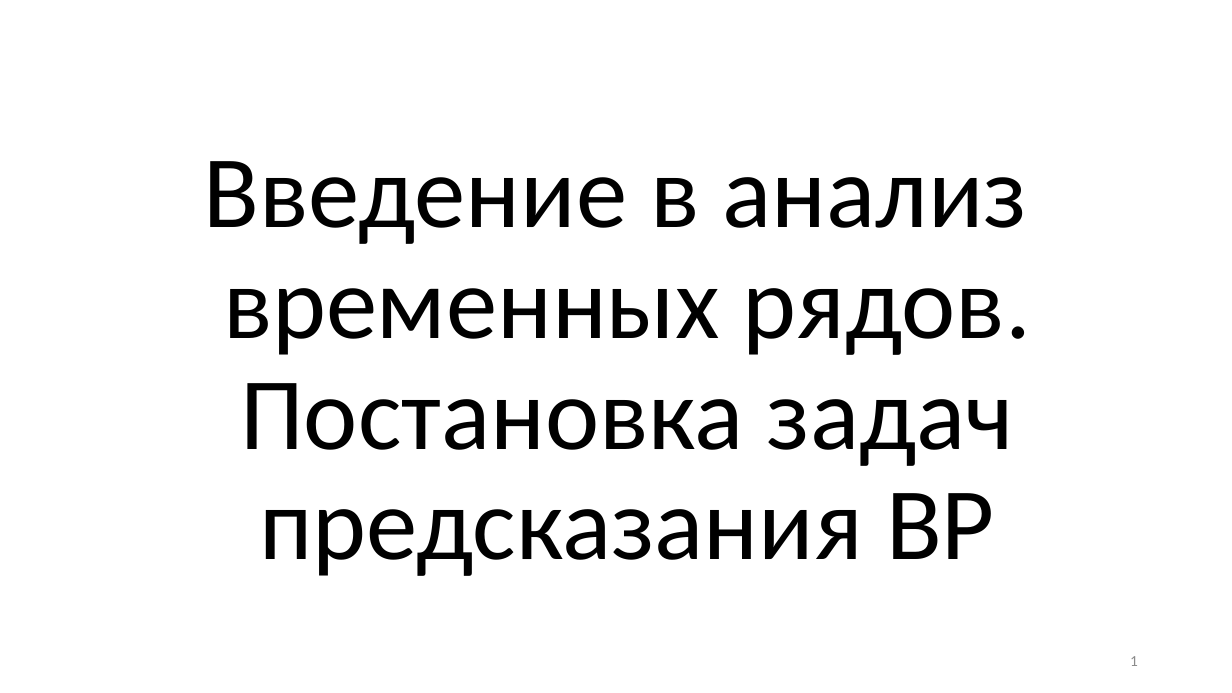
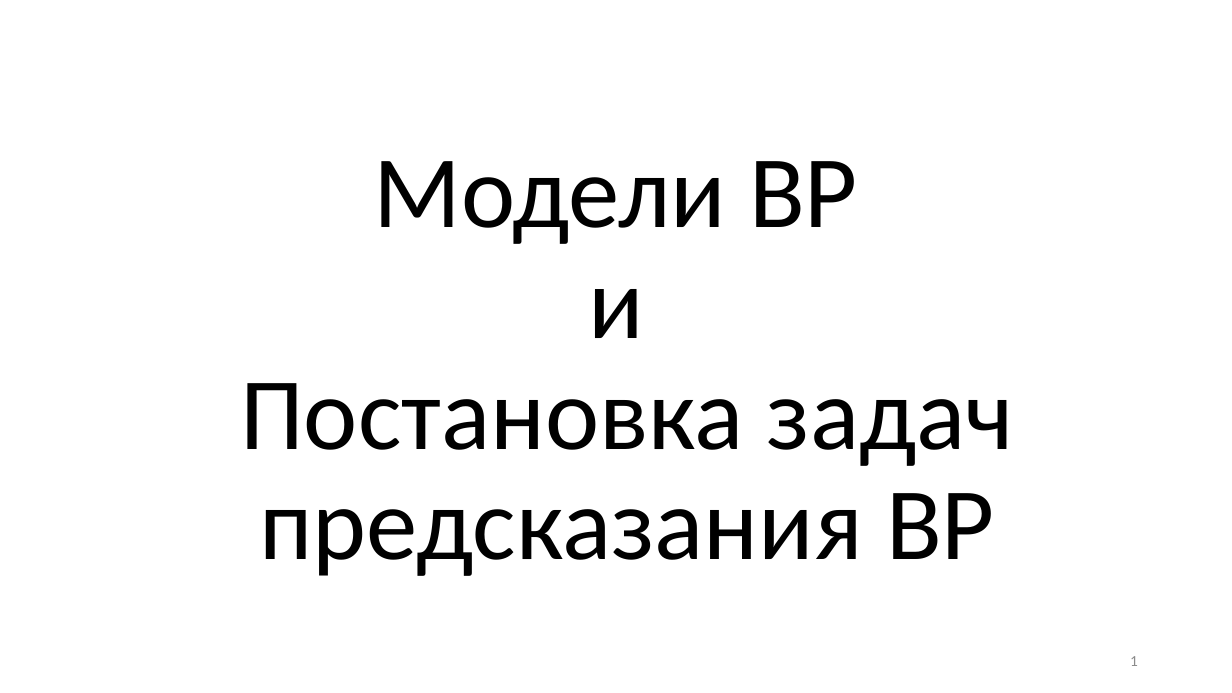
Before and after one commit to MVRonkin/TimeSeriesCourse, a slide deck: slide 1 of 2025/01 Введение во ВР [Автосохраненный].pptx. Drawn at 1232x693 pixels with LibreOffice and Linux fonts; fonts in the diff are those of the drawing. Boxes give left, top, right and bottom in pixels: in the first picture for what was removed or moved away, otherwise in the second. Text is boxed around its words. In the diff, an @@ line names an element or a change of style, - is before the commit and + after.

```diff
--- a/2025/01 Введение во ВР [Автосохраненный].pptx
+++ b/2025/01 Введение во ВР [Автосохраненный].pptx
@@ title at bbox=[240, 161, 1014, 576]: text changed @@
-Введение в анализ
-временных рядов. Постановка задач предсказания ВР
+Модели ВР
+и
+Постановка задач предсказания ВР
```
Also in this commit, not shown: 11 other slides changed, 23 slides removed, 4 other files.
